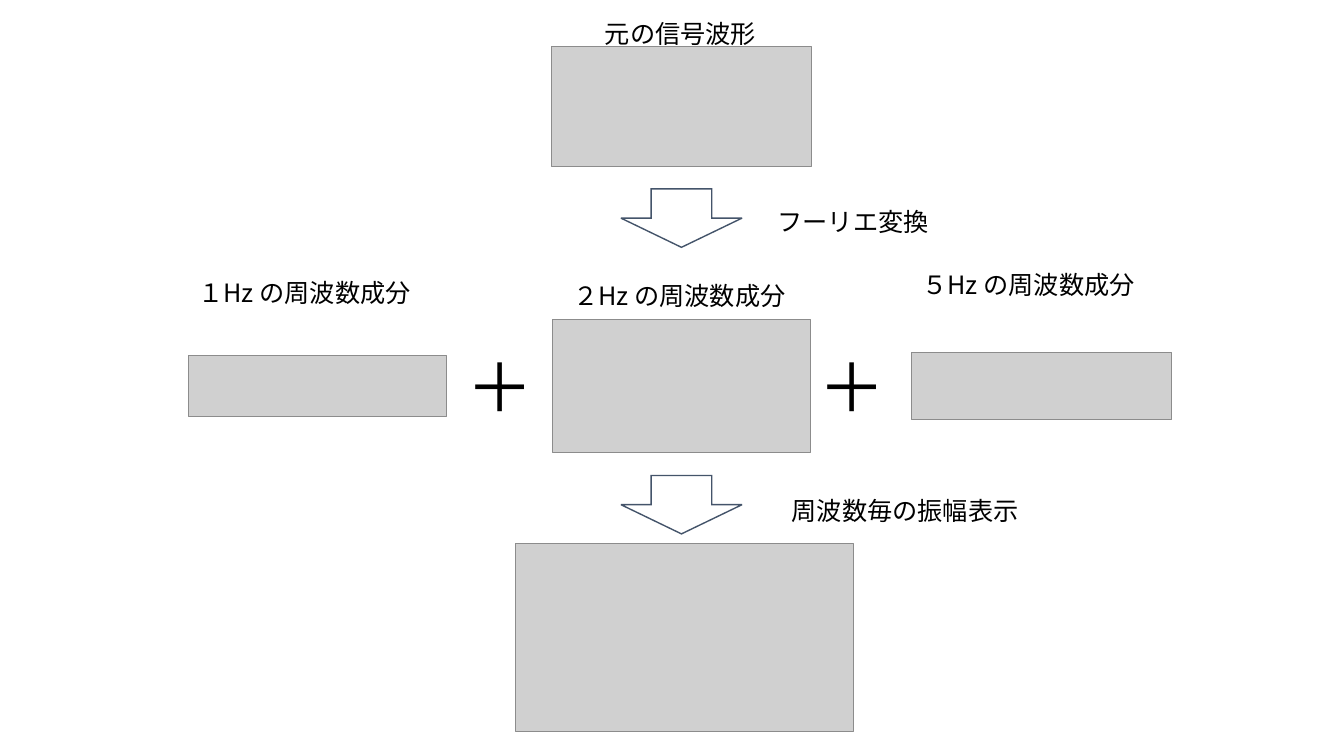
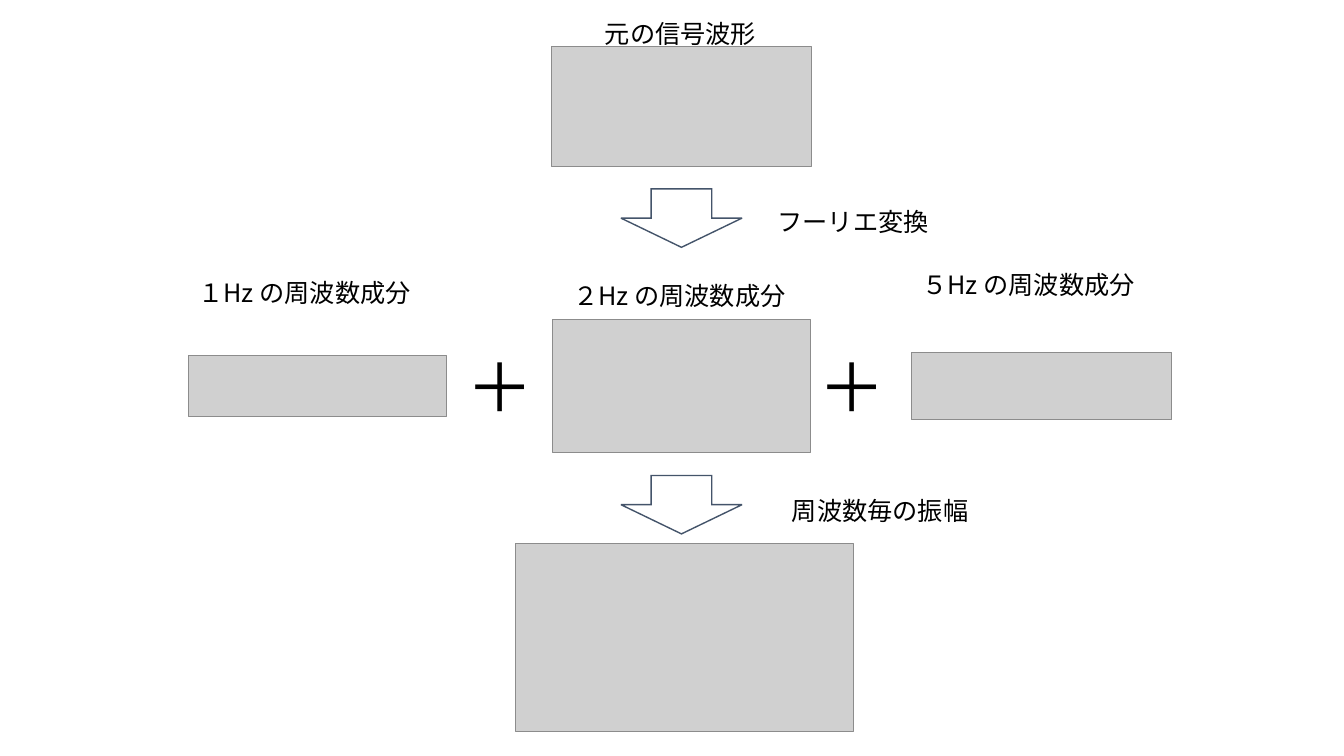
Before and after one commit to MitakaMakers/Qiita, a slide deck: slide 1 of 20230328_フーリエ変換の初歩/20_fourier.pptx. Drawn at 1344x756 pixels with LibreOffice and Linux fonts; fonts in the diff are those of the drawing; grey boxes stand for pictures. Boxes give left, top, right and bottom in pixels: in the first picture for what was removed or moved away, otherwise in the second. Text is boxed around its words. In the diff, an @@ line names an element or a change of style, - is before the commit and + after.

```diff
--- a/20230328_フーリエ変換の初歩/20_fourier.pptx
+++ b/20230328_フーリエ変換の初歩/20_fourier.pptx
@@ text at bbox=[792, 498, 968, 522]: text changed @@
-周波数毎の振幅表示
+周波数毎の振幅
```
Also in this commit, not shown: 1 other file.
